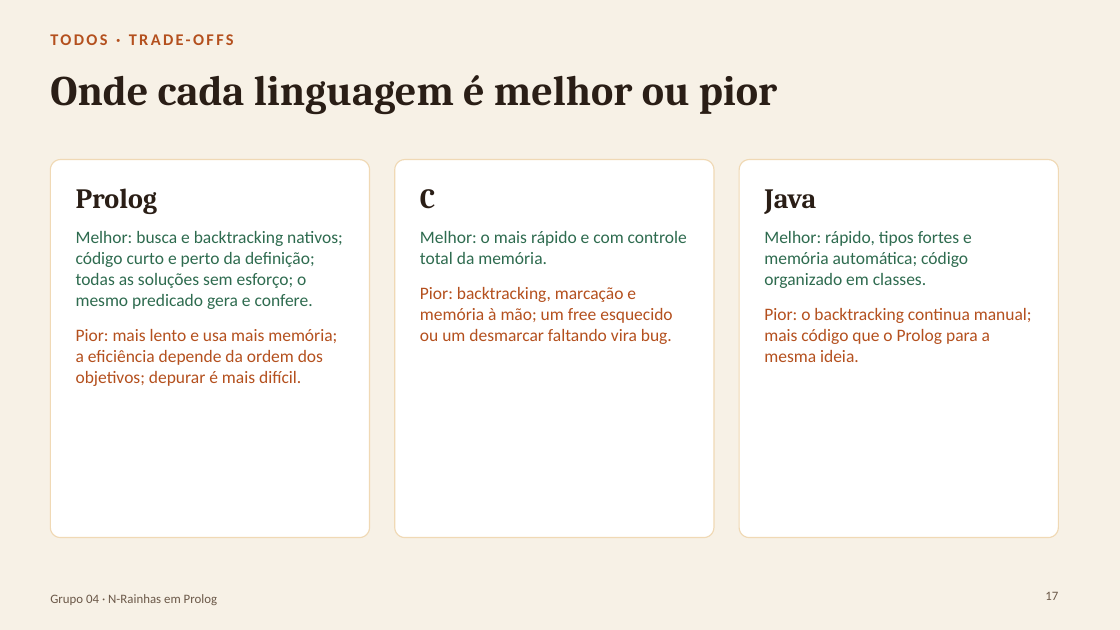
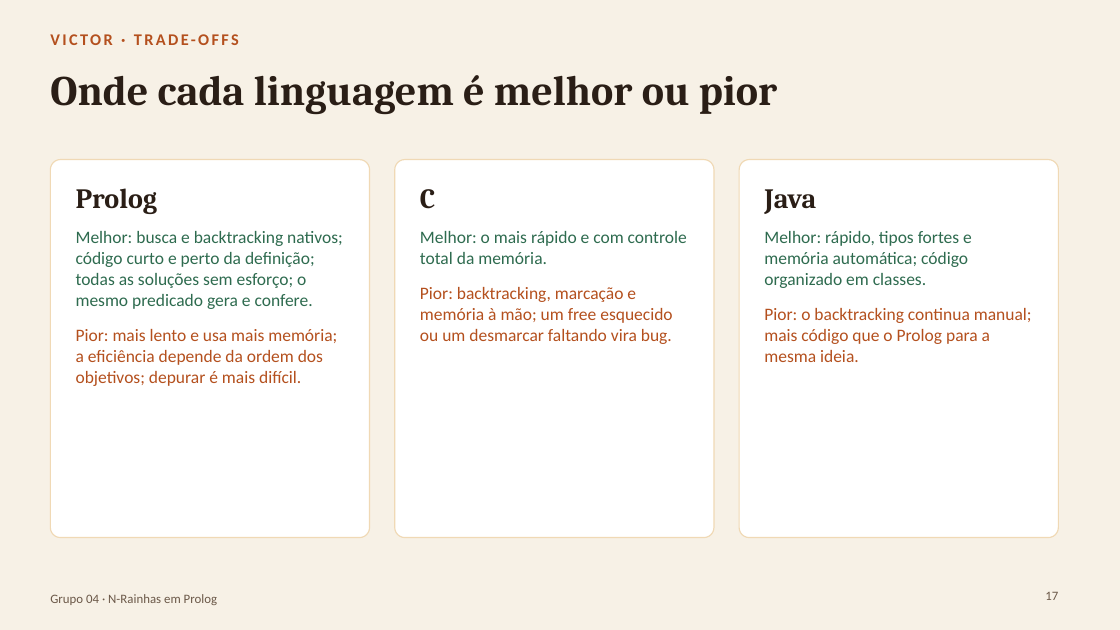
Before and after one commit to Alexandro-Junior/N-rainhas-com-backtracking, a slide deck: slide 17 of slides/Seminario-NRainhas-Grupo04.pptx. Drawn at 1120x630 pixels with LibreOffice and Linux fonts; fonts in the diff are those of the drawing. Boxes give left, top, right and bottom in pixels: in the first picture for what was removed or moved away, otherwise in the second. Text is boxed around its words. In the diff, an @@ line names an element or a change of style, - is before the commit and + after.

```diff
--- a/slides/Seminario-NRainhas-Grupo04.pptx
+++ b/slides/Seminario-NRainhas-Grupo04.pptx
@@ text at [50, 34, 239, 45]: text changed @@
-TODOS · TRADE-OFFS
+VICTOR · TRADE-OFFS
```
Also in this commit, not shown: 2 other slides changed, 1 other file.
